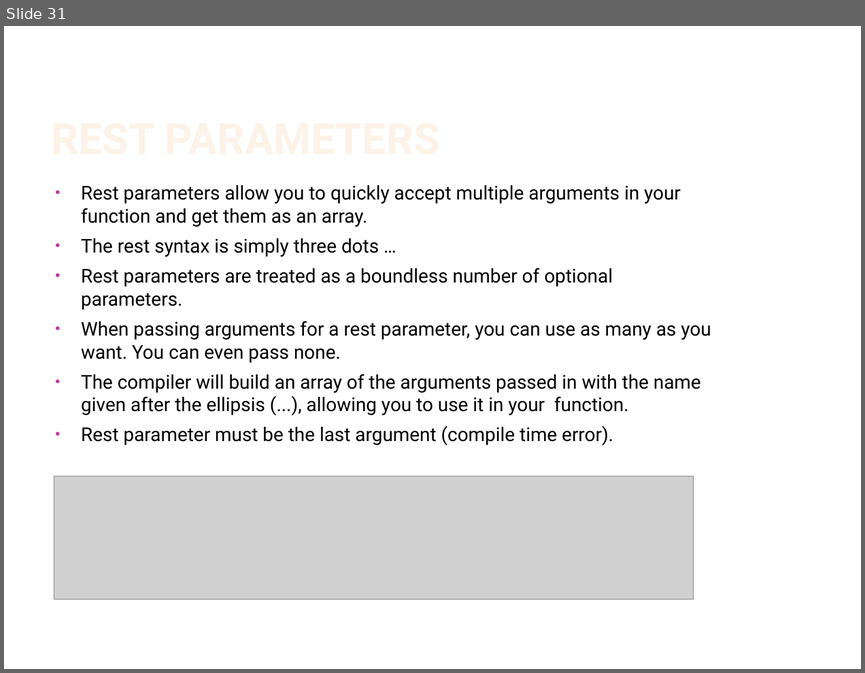
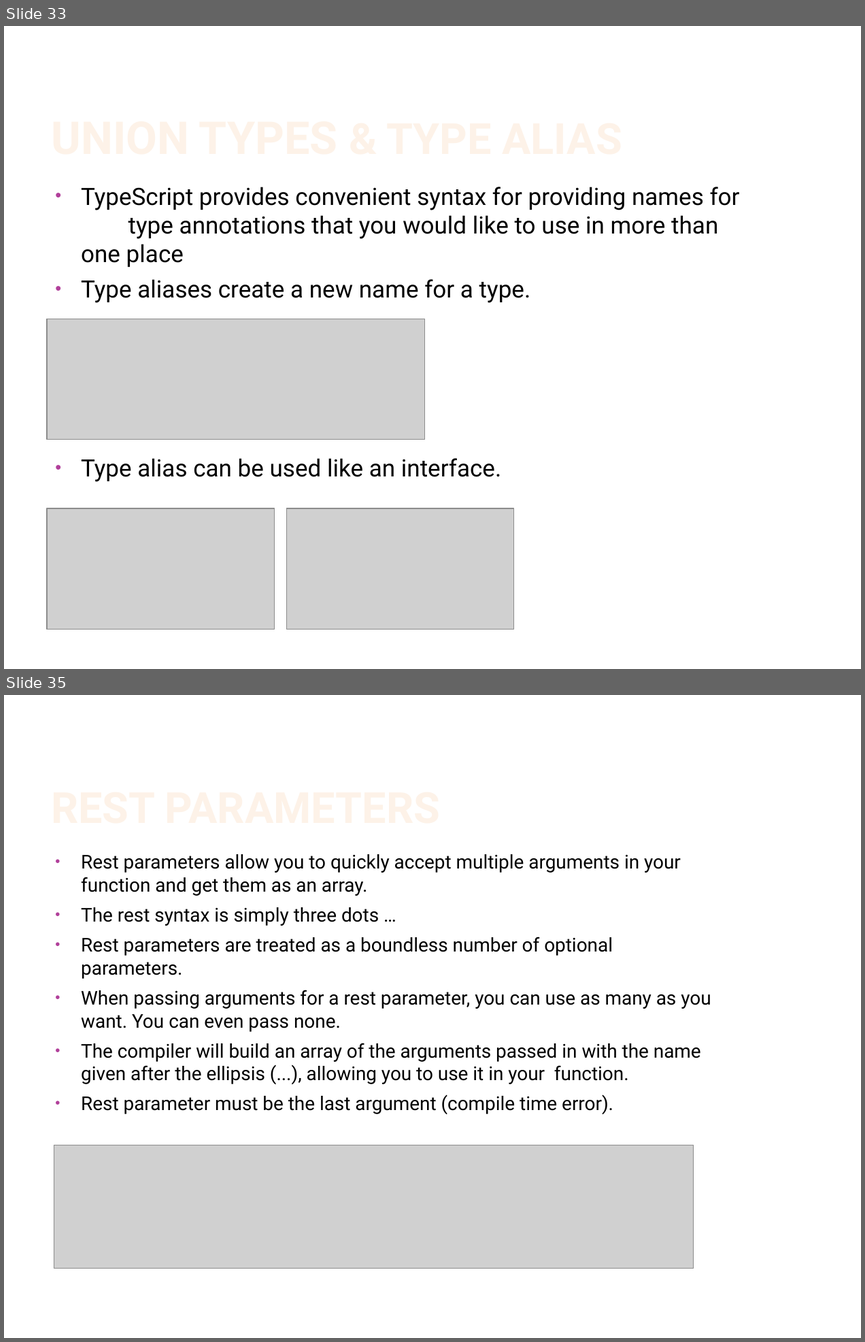
Before and after one commit to IsraelZablianov/TypeScript-Course, a slide deck: Advanced Es6 & TypeScript.pptx. Shown one above the other, each under a label of ours: slide 31 before the commit, slides 33 and 35 after it; the slides between them are not shown. The pictures are 865x673 and 865x1342 pixels, drawn with LibreOffice and Linux fonts; fonts in the diff are those of the drawing; grey boxes stand for pictures; background and template pictures are left out. Boxes give left, top, right and bottom in pixels: in the first picture for what was removed or moved away, otherwise in the second. Text is boxed around its words. In the diff, an @@ line names an element or a change of style, - is before the commit and + after.

```diff
--- a/Advanced Es6 & TypeScript.pptx
+++ b/Advanced Es6 & TypeScript.pptx
@@ slide 33 added at [4, 26, 861, 669], background #FFFFFF @@
@@ title added at [47, 56, 725, 163], 38 pt, text gradient #FEF7F1 to #FEF3E8 to #FBCF9C to #F9B94C, bold @@
+UNION TYPES & TYPE ALIAS
@@ text added at [81, 186, 740, 482], 20 pt, text #000000 @@
+• TypeScript provides convenient syntax for providing names for type annotations that you would like to use in more than one place
+• Type aliases create a new name for a type.
+• Type alias can be used like an interface.
@@ picture added at [47, 319, 425, 440] @@
@@ picture added at [47, 508, 274, 629] @@
@@ picture added at [287, 508, 514, 629] @@
@@ what was slide 31 is now slide 35 @@
```
Also in this commit, not shown: 1 slide changed, 5 other slides added.
